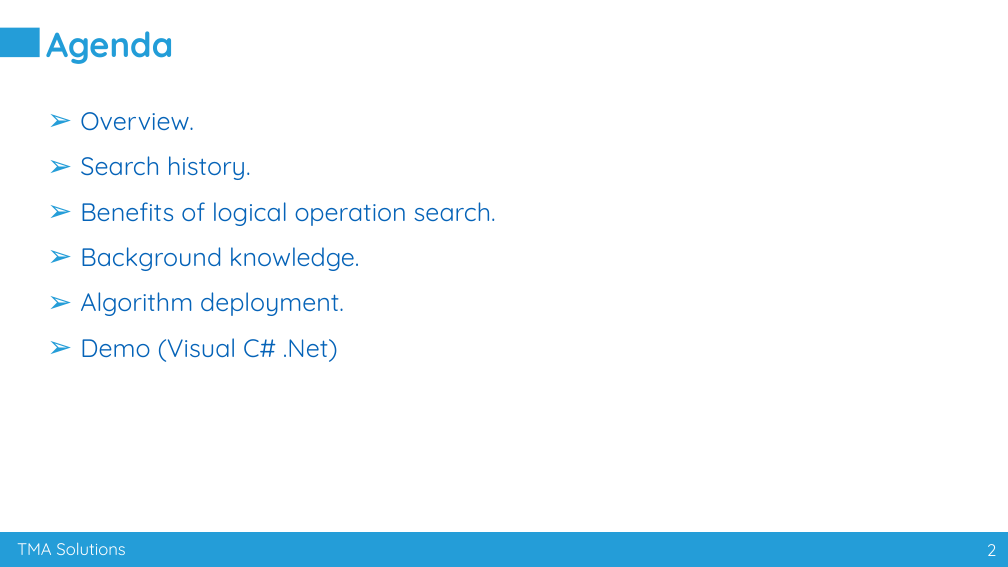
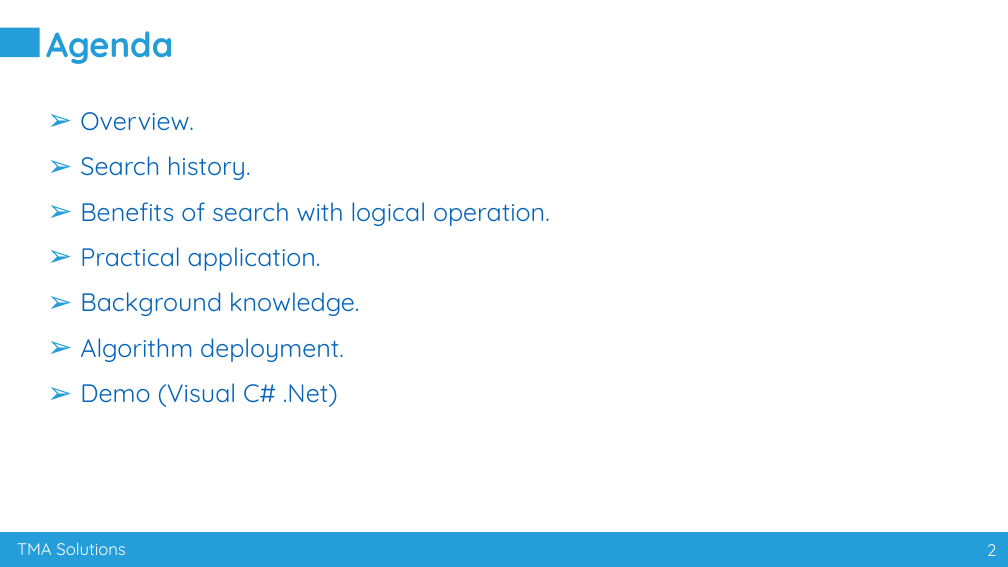
Before and after one commit to ChickenKFC/tma-promotion-2017, a slide deck: slide 2 of Slide/Search With Logical Operation.pptx. Drawn at 1008x567 pixels with LibreOffice and Linux fonts; fonts in the diff are those of the drawing. Boxes give left, top, right and bottom in pixels: in the first picture for what was removed or moved away, otherwise in the second. Text is boxed around its words. In the diff, an @@ line names an element or a change of style, - is before the commit and + after.

Commit message:
Slides & Remove Unneccessary Project
Update Slide, Remove HistorySearchControl

```diff
--- a/Slide/Search With Logical Operation.pptx
+++ b/Slide/Search With Logical Operation.pptx
@@ text at (80, 202, 550, 271): text changed @@
-➢ Benefits of logical operation search.
+➢ Benefits of search with logical operation.
+➢ Practical application.
```
Also in this commit, not shown: 2 other slides changed, 2 slides added, 30 other files.
